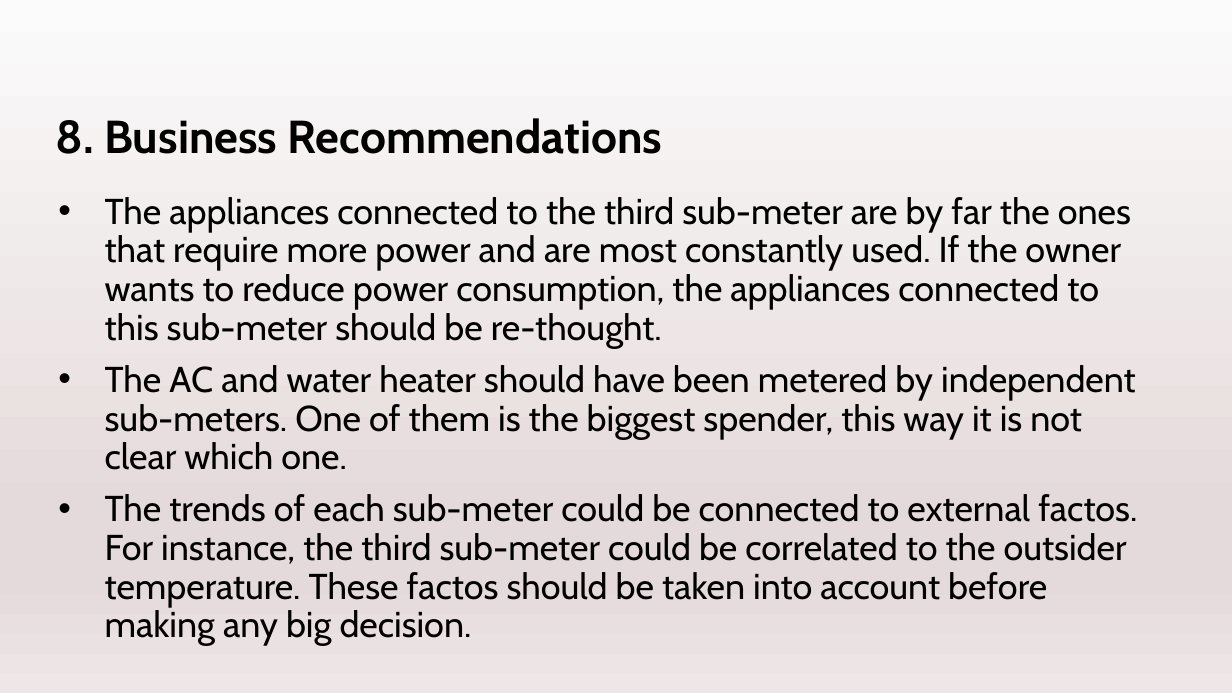
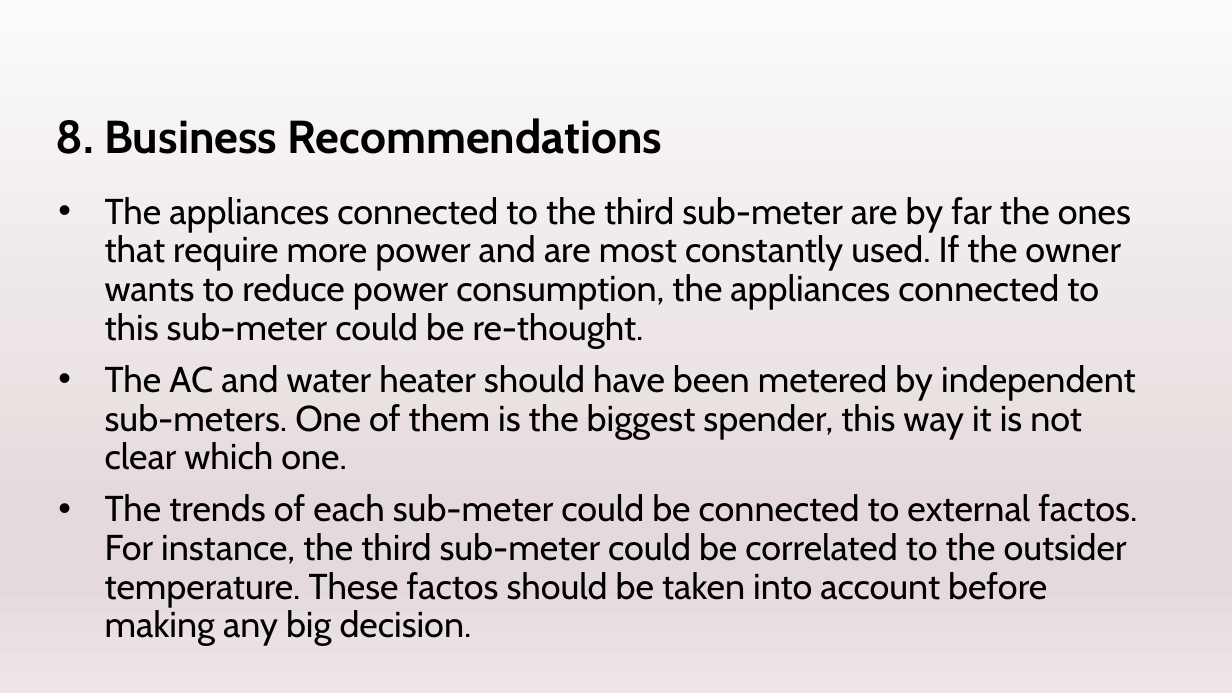
Before and after one commit to TomeBorges/IoT_Deep_Analytics_Visualization, a slide deck: slide 21 of Task2/Task2_ppt.pptx. Drawn at 1232x693 pixels with LibreOffice and Linux fonts; fonts in the diff are those of the drawing. Boxes give left, top, right and bottom in pixels: in the first picture for what was removed or moved away, otherwise in the second. Text is boxed around its words. In the diff, an @@ line names an element or a change of style, - is before the commit and + after.

```diff
--- a/Task2/Task2_ppt.pptx
+++ b/Task2/Task2_ppt.pptx
@@ text at [105, 197, 1131, 349]: text changed @@
-• The appliances connected to the third sub-meter are by far the ones that require more power and are most constantly used. If the owner wants to reduce power consumption, the appliances connected to this sub-meter should be re-thought.
+• The appliances connected to the third sub-meter are by far the ones that require more power and are most constantly used. If the owner wants to reduce power consumption, the appliances connected to this sub-meter could be re-thought.
```
Also in this commit, not shown: 1 slide added, 2 slides removed.
